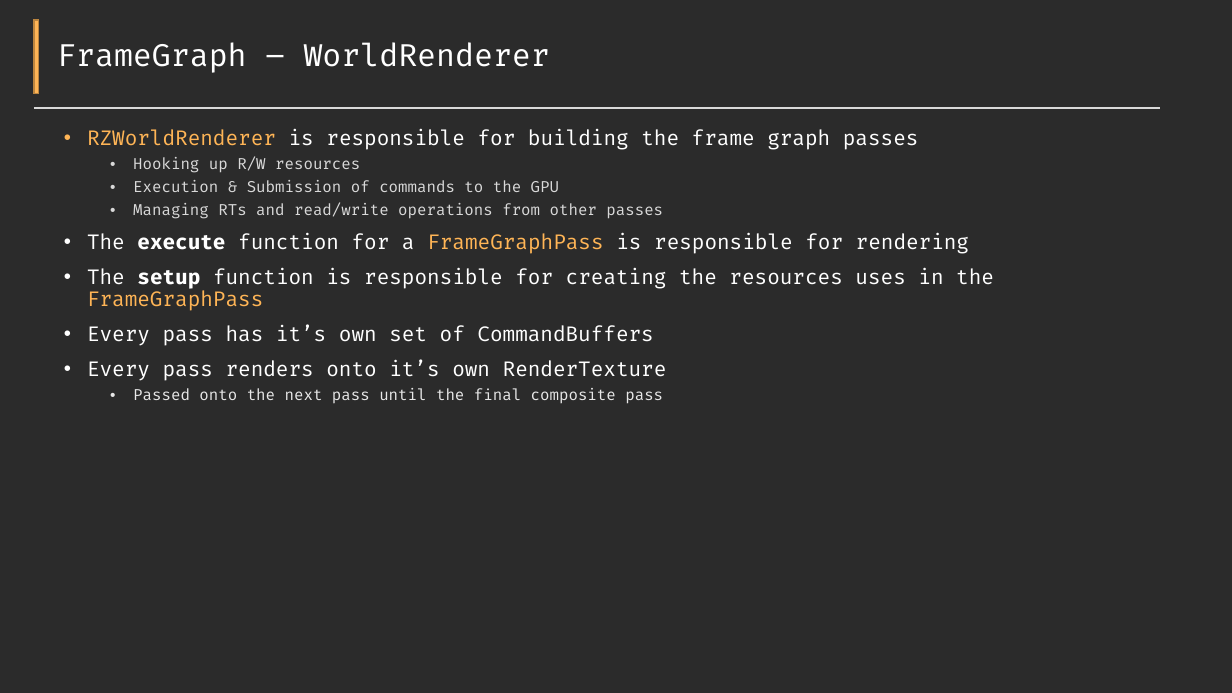
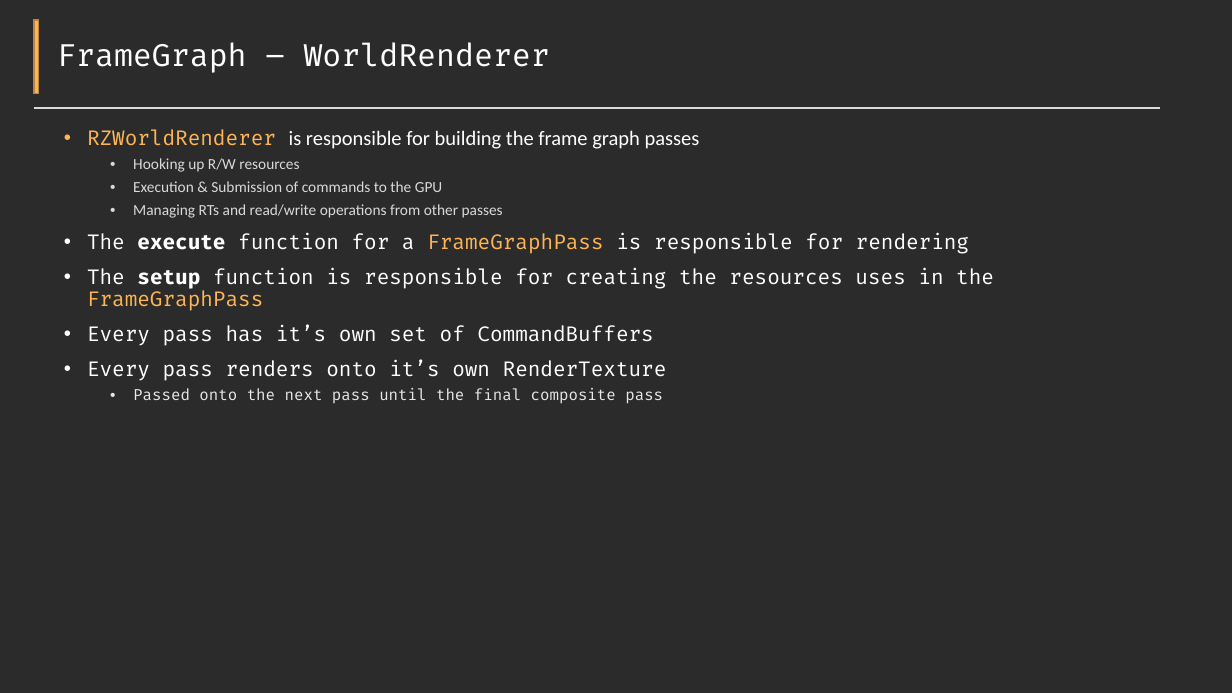
Before and after one commit to Pikachuxxxx/Razix, a slide deck: slide 5 of Docs/Features overview.pptx. Drawn at 1232x693 pixels with LibreOffice and Linux fonts; fonts in the diff are those of the drawing; background and template pictures are left out; a plain dark background stands for a picture behind light text. Boxes give left, top, right and bottom in pixels: in the first picture for what was removed or moved away, otherwise in the second. Text is boxed around its words. In the diff, an @@ line names an element or a change of style, - is before the commit and + after.

```diff
--- a/Docs/Features overview.pptx
+++ b/Docs/Features overview.pptx
@@ text at <box>87,129,700,218</box>: font Fira Code to Calibri in "is responsible for building the frame graph ...", "Hooking up R/W resources", "Execution & Submission of commands to the ...", "Managing RTs and read/write operations from other ..." @@
```
Also in this commit, not shown: 2 other slides changed, 1 slide added, 7 other files.
